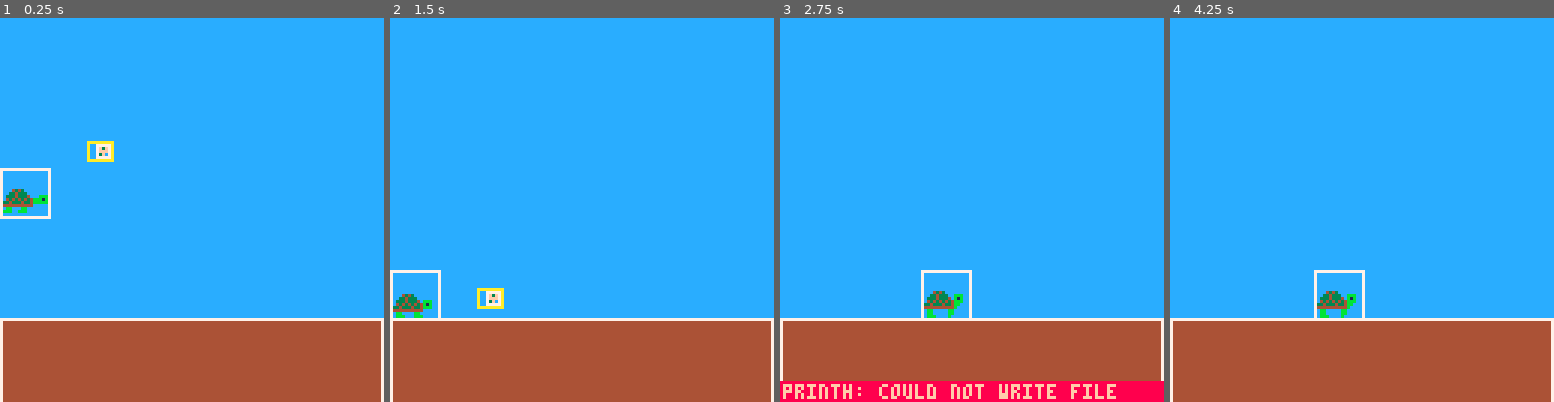
Above: before the commit, frames 1-4 (left to right).
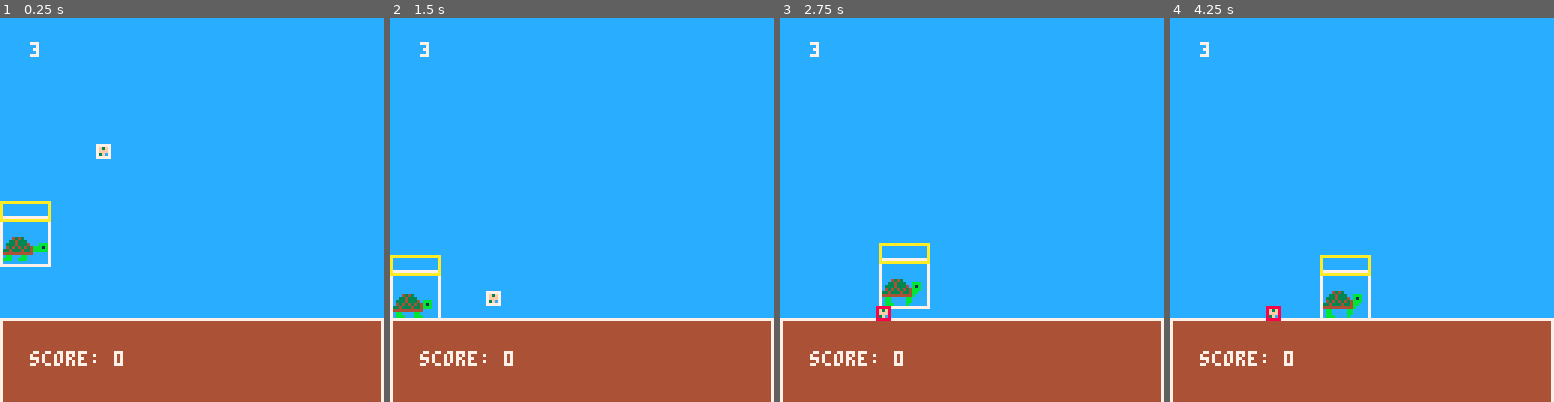
Above: after the commit, the same moments.

Repository: NicolaMigliore/parascute
Game: PICO-8 cartridge parascute.p8
Same seed, same stepped clock (60 frames per second), same inputs: the game is played once before the commit and once after it.
Inputs:
- Up to frame 1 (0.25 s): no input
- Up to frame 2 (1.5 s): tap X (X key) at 0.33, 1.07 s; tap O (Z key) at 0.7 s
- Up to frame 3 (2.75 s): hold Right 1.6-2.1 s; tap O (Z key) at 1.7, 2.1, 2.5 s; tap X (X key) at 1.85 s; hold Up 2.15-2.42 s; hold Right from 2.47 s (still down)
- Up to frame 4 (4.25 s): tap O (Z key) every 0.4 s from 2.9 to 4.1 s; tap X (X key) at 2.97, 4.08 s; release Right at 3.03 s; hold Left 3.08-3.58 s; hold Down 3.63-3.97 s; hold Right from 4.02 s (still down)

The runs differ from the first frame. In frame 1, 2.1% of the frame differs, in the area x 0-33%, y 6-91%; in frame 2, 0.9%; in frame 3, 7.8%, in the area x 0-100%, y 6-100%; in frame 4, 1.6%.

Commit message:
Implemented basic scoring

Diff:
--- a/parascute.p8
+++ b/parascute.p8
@@ -6,6 +6,7 @@
 #include scripts/player.lua
 #include scripts/components.lua
 #include scripts/systems.lua
+#include scripts/ui.lua
 #include scripts/utils.lua
 
 -- scenes
--- a/scripts/main.lua
+++ b/scripts/main.lua
@@ -1,6 +1,7 @@
 function _init()
     debug=""
     show_colliders = true
+    score = 0
 
     mode="start"
     music(0)
@@ -35,13 +36,8 @@
         nil,
         new_collider(0,0,4,4,true,nil),
         nil,
-        new_trigger(-3,-1,8,6,function(egg,other)
-            if other.kind == "player" then
-                del(entities,egg)
-                log("deleted egg")
-            end
-        end)
-    ))
+        nil)
+    )
 end
 
 function _update60()
@@ -50,12 +46,14 @@
     animation_system.update()
     trigger_system.update()
     _player_u()
+    debug=#entities
 end
 
 function _draw()
 
     -- _player_d()
     gs.update()
+    _ui_d()
 
     --debugging
     if debug != "" then
--- a/scripts/player.lua
+++ b/scripts/player.lua
@@ -16,7 +16,7 @@
 
     player = new_entity(
         "player",
-        new_position(0,40,16,16),
+        new_position(0,56,16,16),
         --new_sprite({1,3,5,7},0.05)
         new_sprite({
             {x=8,y=0,w=16,h=16},
@@ -64,7 +64,12 @@
                 loop = false
             }
         },"idle"),
-        nil
+        new_trigger(0,-5,16,6,function(_e,_o)
+            if _o.kind == "egg" then
+                del(entities,_o)
+                score +=1
+            end
+        end)
     )
     add(entities,player)
 end
--- /dev/null
+++ b/scripts/ui.lua
@@ -0,0 +1,3 @@
+function _ui_d()
+    print("score: "..score,10,111,7)
+end
